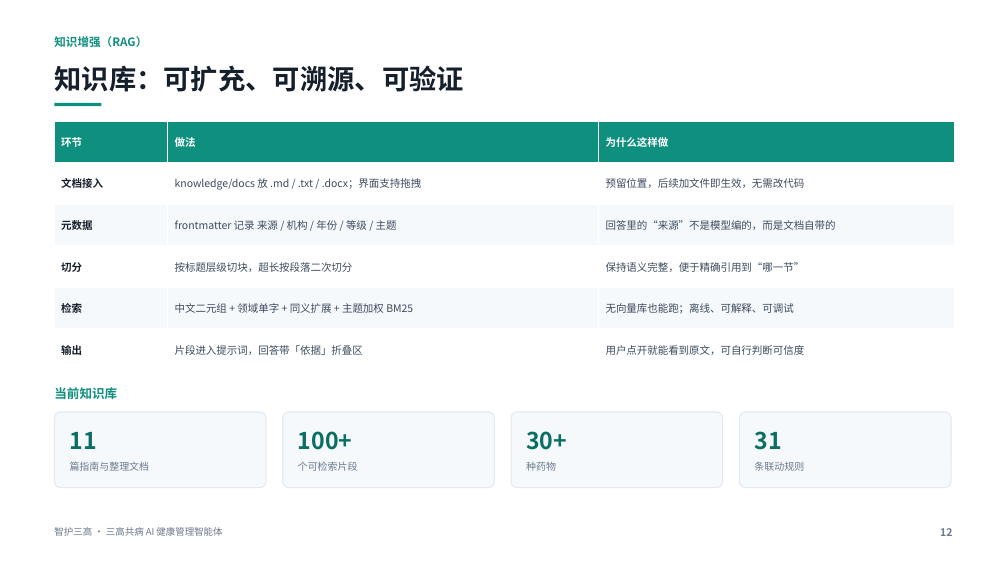
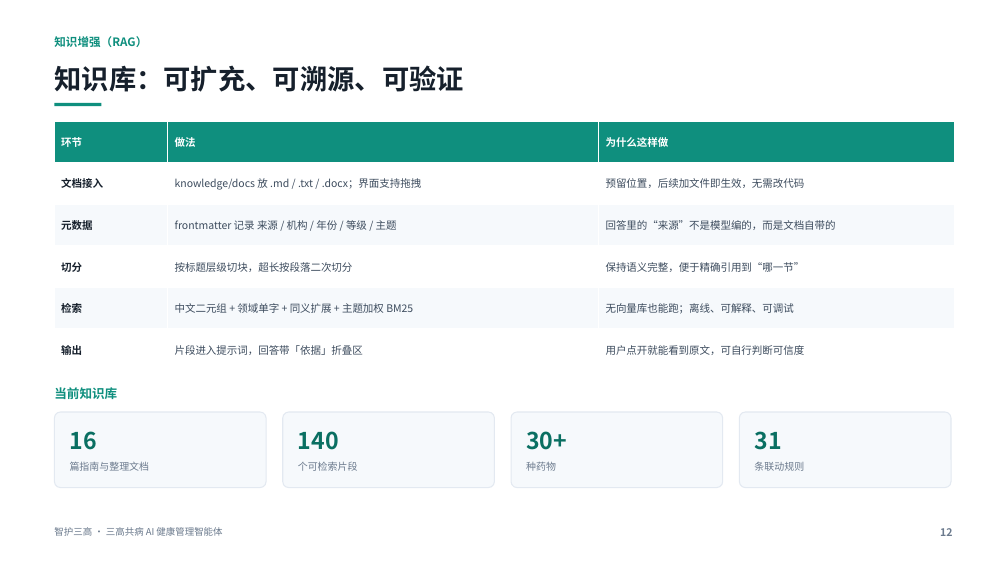
Before and after one commit to zxhyf/zhihu-sangao, a slide deck: slide 12 of docs/智护三高_参赛作品说明.pptx. Drawn at 1008x567 pixels with LibreOffice and Linux fonts; fonts in the diff are those of the drawing. Boxes give left, top, right and bottom in pixels: in the first picture for what was removed or moved away, otherwise in the second. Text is boxed around its words. In the diff, an @@ line names an element or a change of style, - is before the commit and + after.

```diff
--- a/docs/智护三高_参赛作品说明.pptx
+++ b/docs/智护三高_参赛作品说明.pptx
@@ text at (70, 431, 97, 450): text changed @@
-11
+16
@@ text at (298, 431, 339, 450): text changed @@
-100+
+140
```
Also in this commit, not shown: 3 other slides changed, 17 other files.
